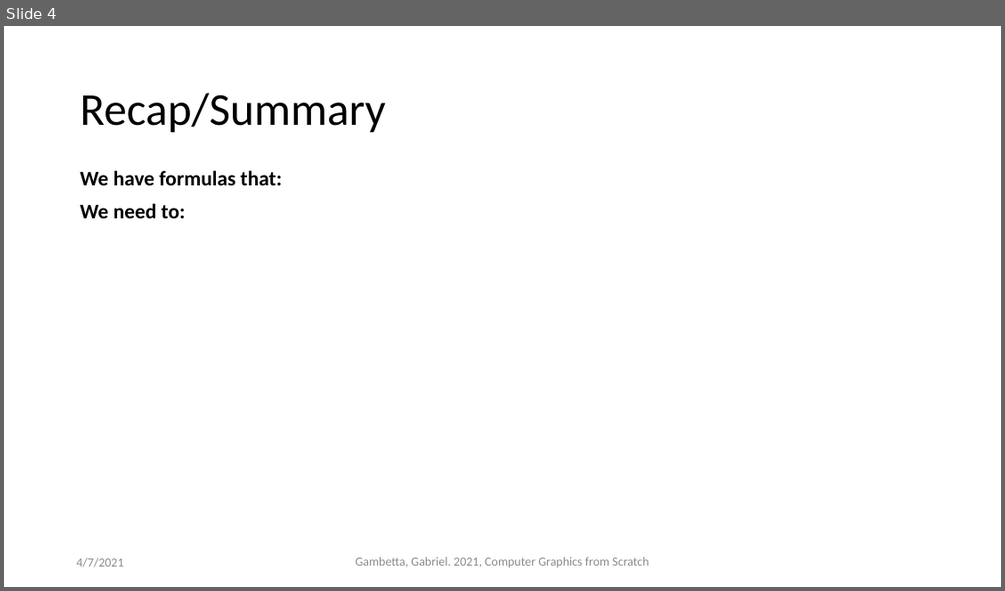
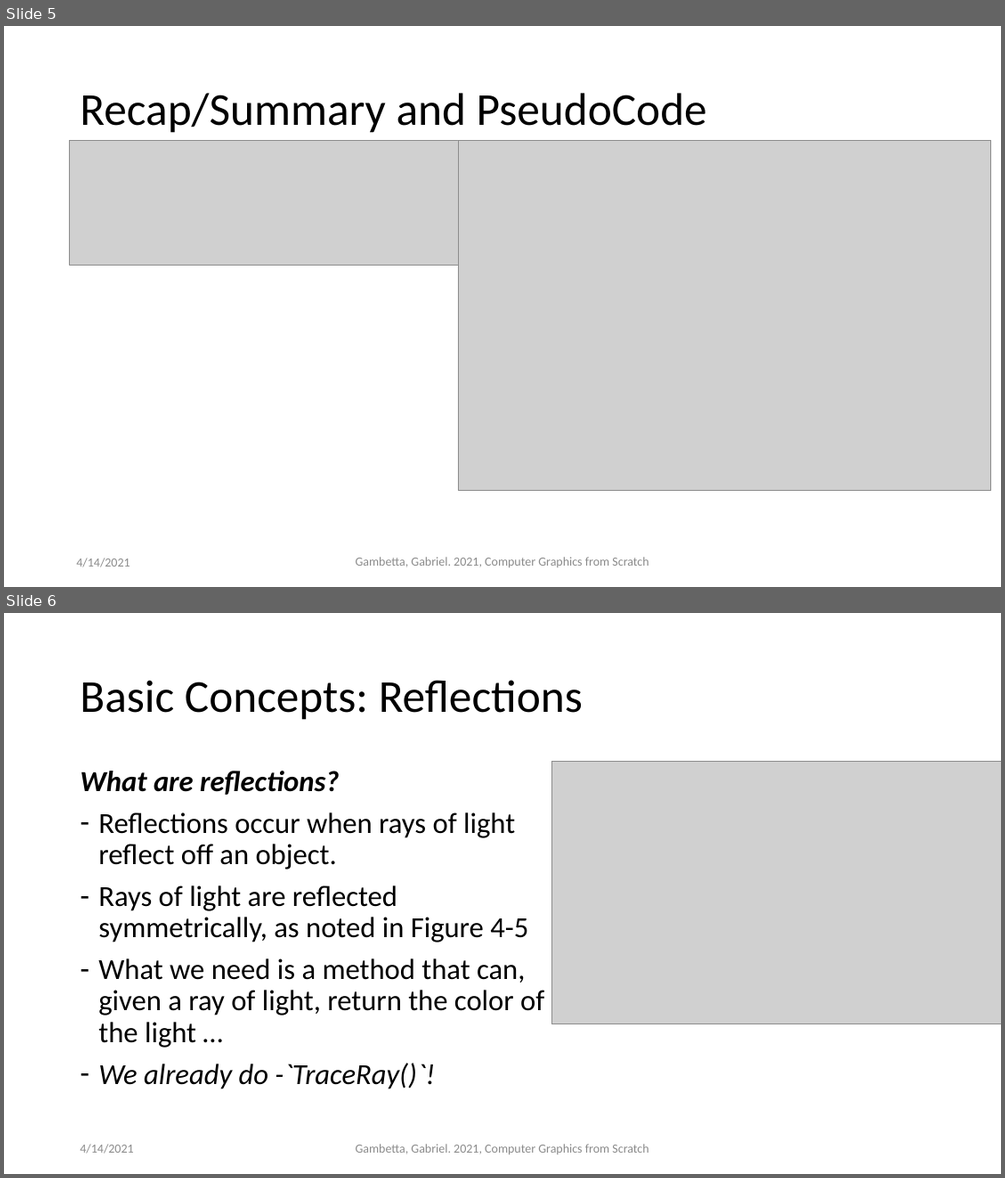
Before and after one commit to ctrachte/JS-Computer-Graphics-Demo, a slide deck: computer-graphics-js-2.pptx. Shown one above the other, each under a label of ours: slide 4 before the commit, slides 5 and 6 after it. The pictures are 1005x591 and 1005x1178 pixels, drawn with LibreOffice and Linux fonts; fonts in the diff are those of the drawing; grey boxes stand for pictures. Boxes give left, top, right and bottom in pixels: in the first picture for what was removed or moved away, otherwise in the second. Text is boxed around its words. In the diff, an @@ line names an element or a change of style, - is before the commit and + after.

Commit message:
finish ppt slide deck, updated code to include new raytrace methods, reflections, shadows

```diff
--- a/computer-graphics-js-2.pptx
+++ b/computer-graphics-js-2.pptx
@@ slide 6 added at (4, 613, 1001, 1174), background #FFFFFF @@
@@ title added at (80, 680, 582, 720), 44 pt, text #000000 @@
+Basic Concepts: Reflections
@@ text added at (80, 771, 544, 1089), 28 pt, text #000000 @@
+What are reflections?
+– Reflections occur when rays of light reflect off an object.
+– Rays of light are reflected symmetrically, as noted in Figure 4-5
+– What we need is a method that can, given a ray of light, return the color of the light …
+– We already do -`TraceRay()`!
@@ picture added at (551, 761, 1001, 1024) @@
@@ text added at (80, 1143, 133, 1153), 12 pt, text #8C8C8C @@
+4/14/2021
@@ text added at (356, 1143, 648, 1154), 12 pt, text #8C8C8C @@
+Gambetta, Gabriel. 2021, Computer Graphics from Scratch
@@ what was slide 4 is now slide 5 @@
@@ slide 5 changed as well @@
@@ title at (80, 93, 707, 133): text changed @@
-Recap/Summary
+Recap/Summary and PseudoCode
@@ picture added at (69, 140, 583, 265) @@
@@ picture added at (458, 140, 991, 491) @@
@@ text removed at (80, 170, 282, 218) @@
-We have formulas that:
-We need to:
@@ text at (76, 557, 129, 567): text changed @@
-4/7/2021
+4/14/2021
```
Also in this commit, not shown: 4 other slides changed, 4 other slides added, 1 other file.
